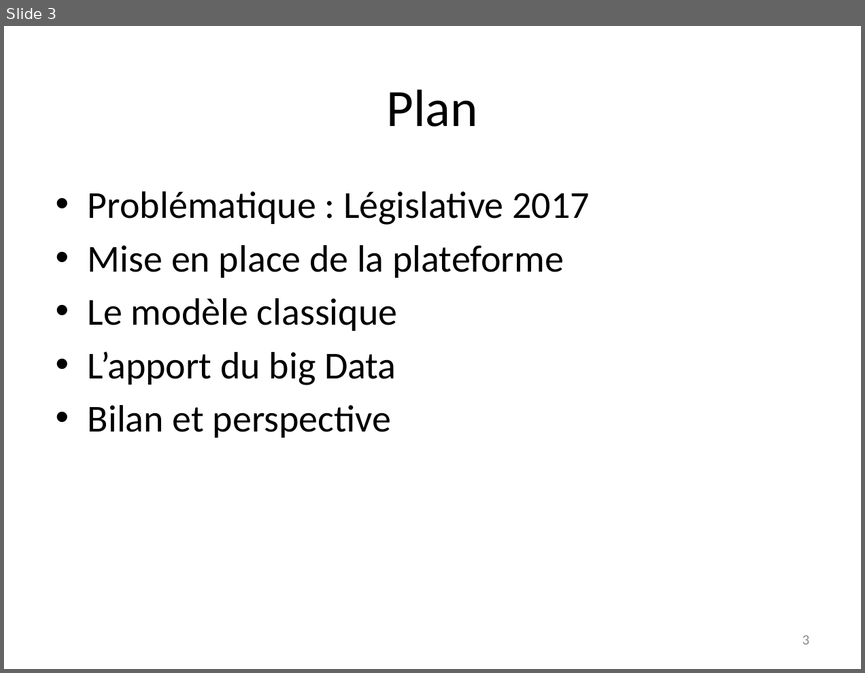
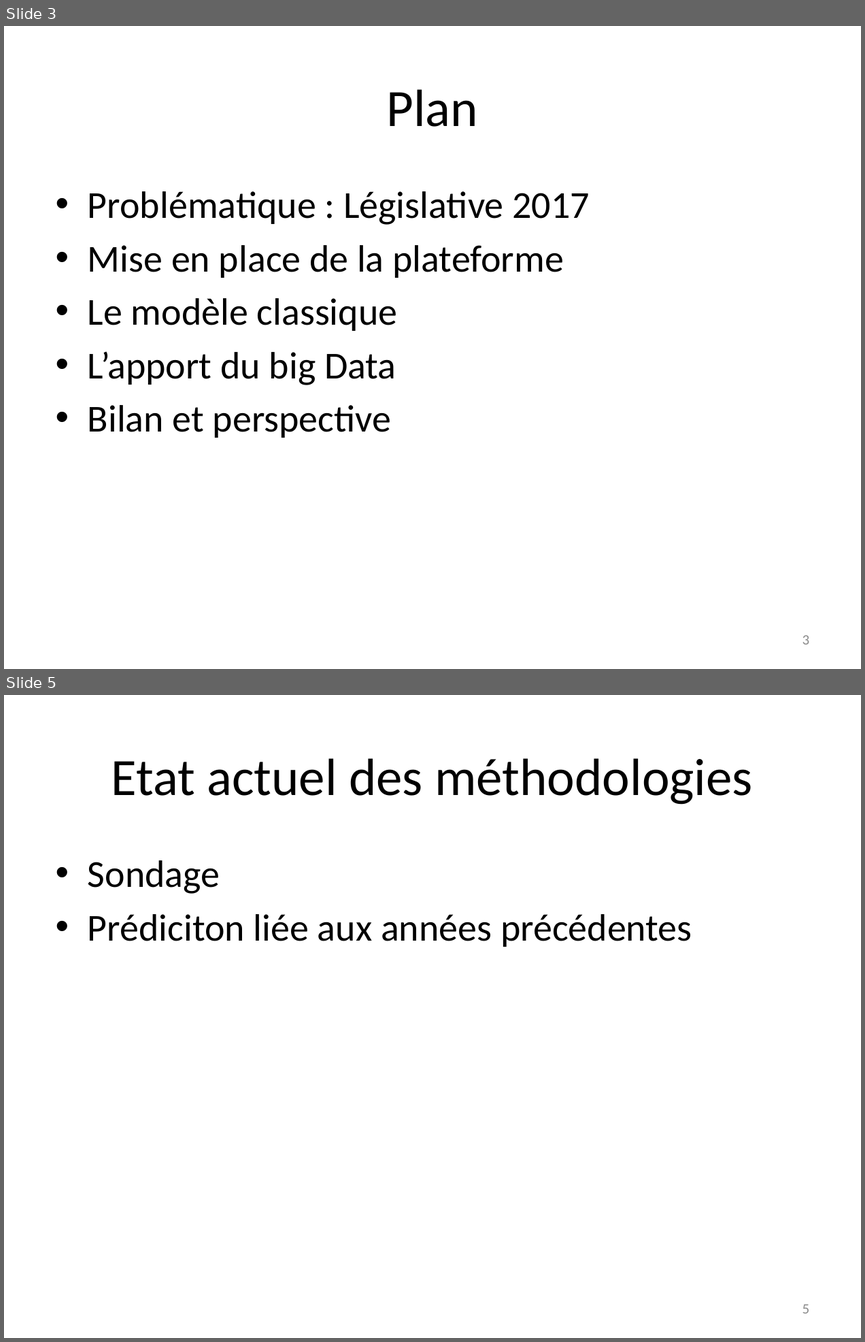
Before and after one commit to jeromeCompain/Legislatec, a slide deck: Présentation0_1.pptx. Shown one above the other, each under a label of ours: slide 3 before the commit, slides 3 and 5 after it; the slides between them are not shown. The pictures are 865x673 and 865x1342 pixels, drawn with LibreOffice and Linux fonts; fonts in the diff are those of the drawing. Boxes give left, top, right and bottom in pixels: in the first picture for what was removed or moved away, otherwise in the second. Text is boxed around its words. In the diff, an @@ line names an element or a change of style, - is before the commit and + after.

```diff
--- a/Présentation0_1.pptx
+++ b/Présentation0_1.pptx
@@ slide 5 added at <box>4,695,861,1338</box>, background #FFFFFF @@
@@ title added at <box>111,758,752,804</box>, 44 pt, text #000000 @@
+Etat actuel des méthodologies
@@ text added at <box>88,860,692,947</box>, 32 pt, text #000000 @@
+• Sondage
+• Prédiciton liée aux années précédentes
@@ page number added at <box>802,1304,810,1313</box>, 12 pt, text #8C8C8C @@
+5
```
Also in this commit, not shown: 1 slide changed, 3 other slides added.
